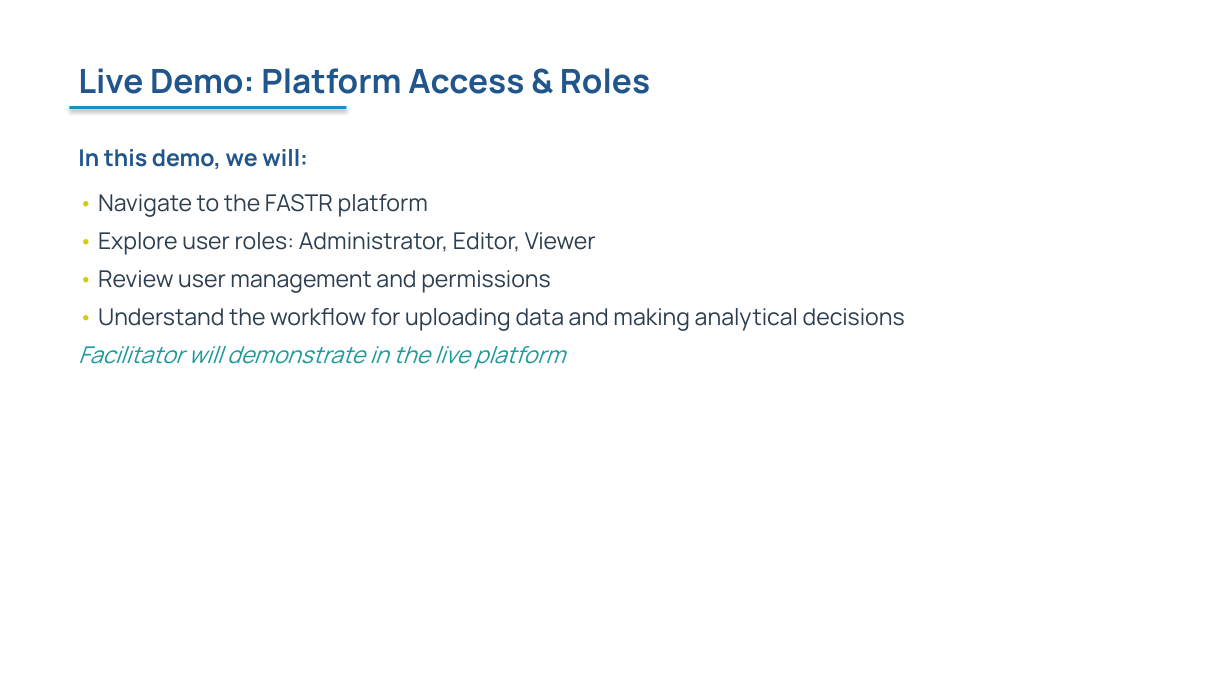
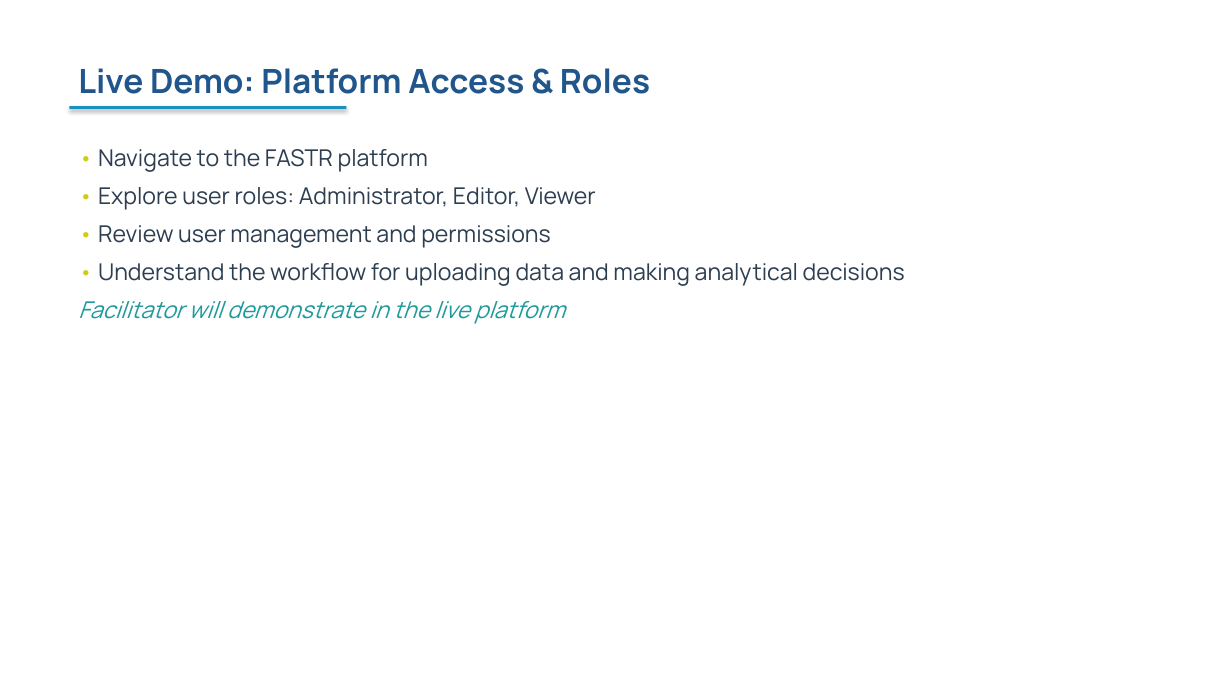
Before and after one commit to FASTR-Analytics/fastr-resource-hub, a slide deck: slide 35 of outputs/2026-zambia_deck.pptx. Drawn at 1232x693 pixels with LibreOffice and Linux fonts; fonts in the diff are those of the drawing. Boxes give left, top, right and bottom in pixels: in the first picture for what was removed or moved away, otherwise in the second. Text is boxed around its words. In the diff, an @@ line names an element or a change of style, - is before the commit and + after.

```diff
--- a/outputs/2026-zambia_deck.pptx
+++ b/outputs/2026-zambia_deck.pptx
@@ text at <box>78,149,308,169</box>: paragraph removed @@
-In this demo, we will:
```
Also in this commit, not shown: 34 other slides changed, 1 slide added, 1 slide removed, 38 other files.
